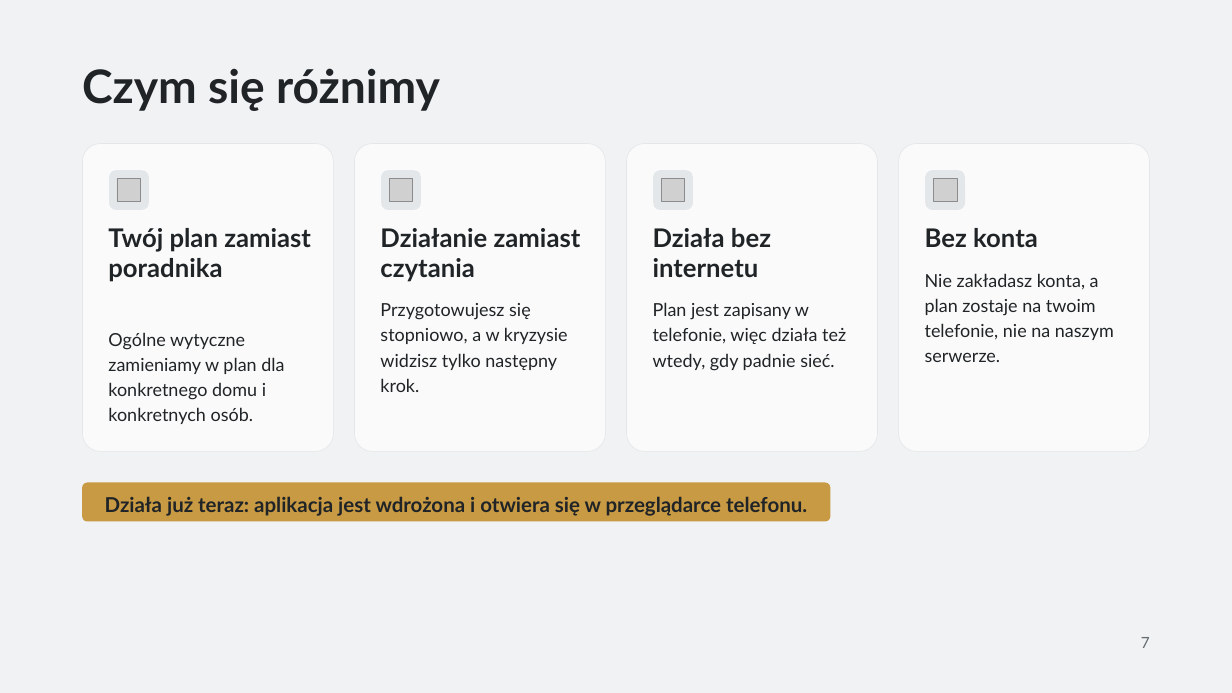
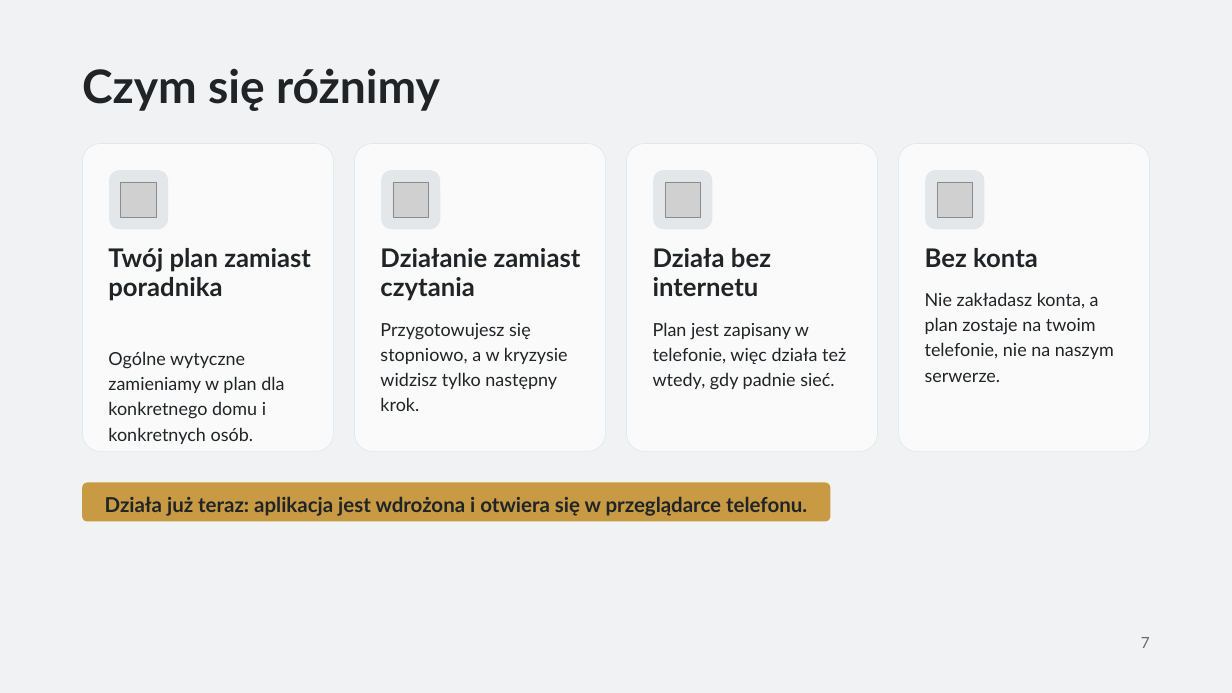
Before and after one commit to jazlik/turbo-defence, a slide deck: slide 7 of context/foundation/prezentacja/W_razie_W_HackYeah_2026_wersja_robocza.pptx. Drawn at 1232x693 pixels with LibreOffice and Linux fonts; fonts in the diff are those of the drawing; grey boxes stand for pictures. Boxes give left, top, right and bottom in pixels: in the first picture for what was removed or moved away, otherwise in the second. Text is boxed around its words. In the diff, an @@ line names an element or a change of style, - is before the commit and + after.

```diff
--- a/context/foundation/prezentacja/W_razie_W_HackYeah_2026_wersja_robocza.pptx
+++ b/context/foundation/prezentacja/W_razie_W_HackYeah_2026_wersja_robocza.pptx
@@ rounded rectangle: place and size @@
-rounded rectangle at bbox=[109, 170, 149, 210]
+rounded rectangle at bbox=[109, 170, 168, 229]
@@ rounded rectangle: place and size @@
-rounded rectangle at bbox=[381, 170, 421, 210]
+rounded rectangle at bbox=[381, 170, 440, 229]
@@ rounded rectangle: place and size @@
-rounded rectangle at bbox=[653, 170, 693, 210]
+rounded rectangle at bbox=[653, 170, 713, 229]
@@ rounded rectangle: place and size @@
-rounded rectangle at bbox=[925, 170, 965, 210]
+rounded rectangle at bbox=[925, 170, 984, 229]
@@ picture: place and size @@
-picture at bbox=[117, 178, 141, 202]
+picture at bbox=[121, 182, 156, 217]
@@ picture: place and size @@
-picture at bbox=[389, 178, 413, 202]
+picture at bbox=[393, 182, 428, 217]
@@ picture: place and size @@
-picture at bbox=[662, 178, 686, 202]
+picture at bbox=[665, 182, 701, 217]
@@ picture: place and size @@
-picture at bbox=[933, 178, 958, 202]
+picture at bbox=[937, 182, 972, 217]
@@ 8 texts: place and size @@
-8 texts at bbox=[108, 228, 1114, 424]
+8 texts at bbox=[108, 248, 1114, 444]
```
Also in this commit, not shown: 6 other slides changed, 11 other files.
